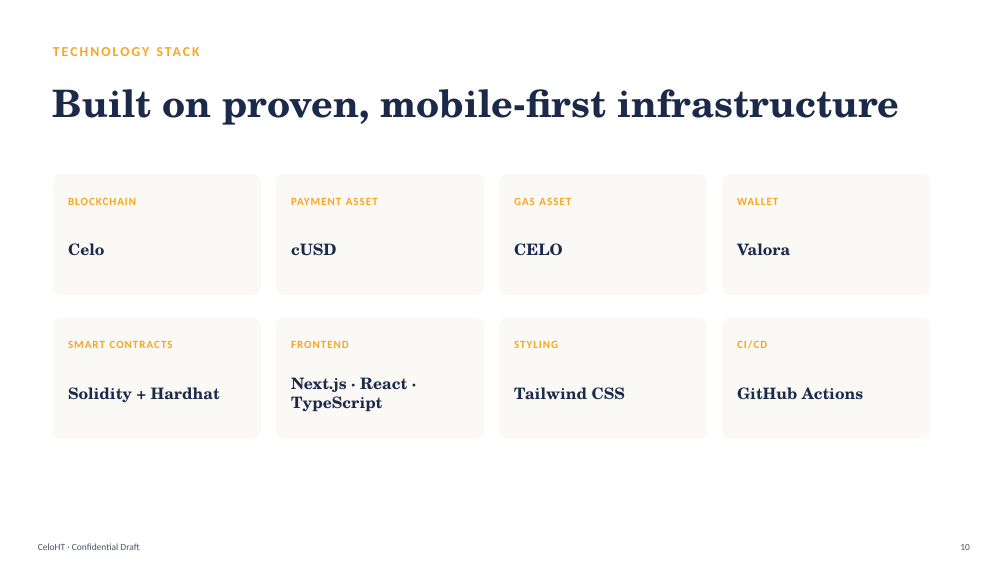
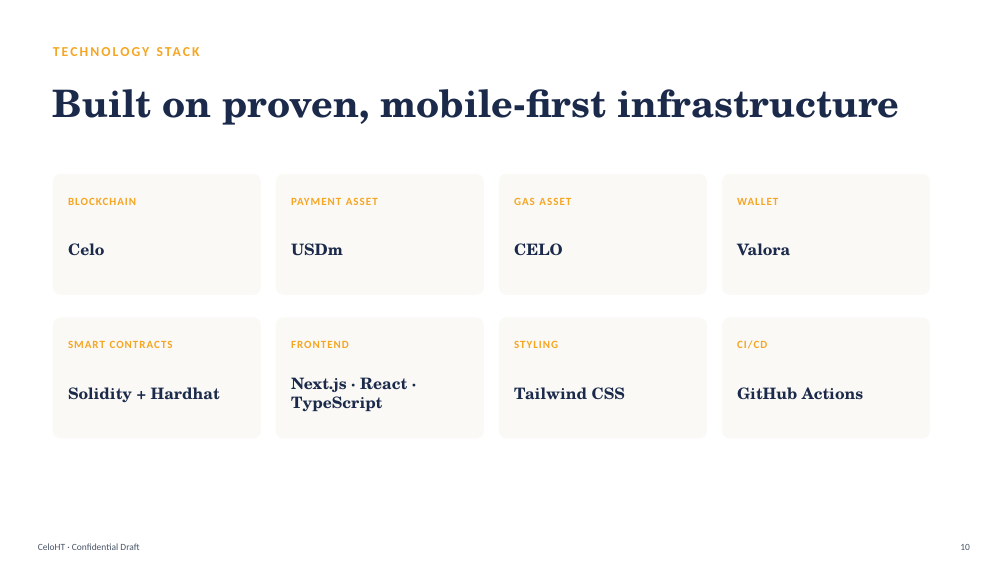
Before and after one commit to Celo-HaiTi/celoht-docs, a slide deck: slide 10 of CeloHT-Investor-Deck.pptx. Drawn at 1008x567 pixels with LibreOffice and Linux fonts; fonts in the diff are those of the drawing. Boxes give left, top, right and bottom in pixels: in the first picture for what was removed or moved away, otherwise in the second. Text is boxed around its words. In the diff, an @@ line names an element or a change of style, - is before the commit and + after.

```diff
--- a/CeloHT-Investor-Deck.pptx
+++ b/CeloHT-Investor-Deck.pptx
@@ text at box(291, 243, 343, 256): text changed @@
-cUSD
+USDm
```
Also in this commit, not shown: 5 other slides changed, 4 other files.
